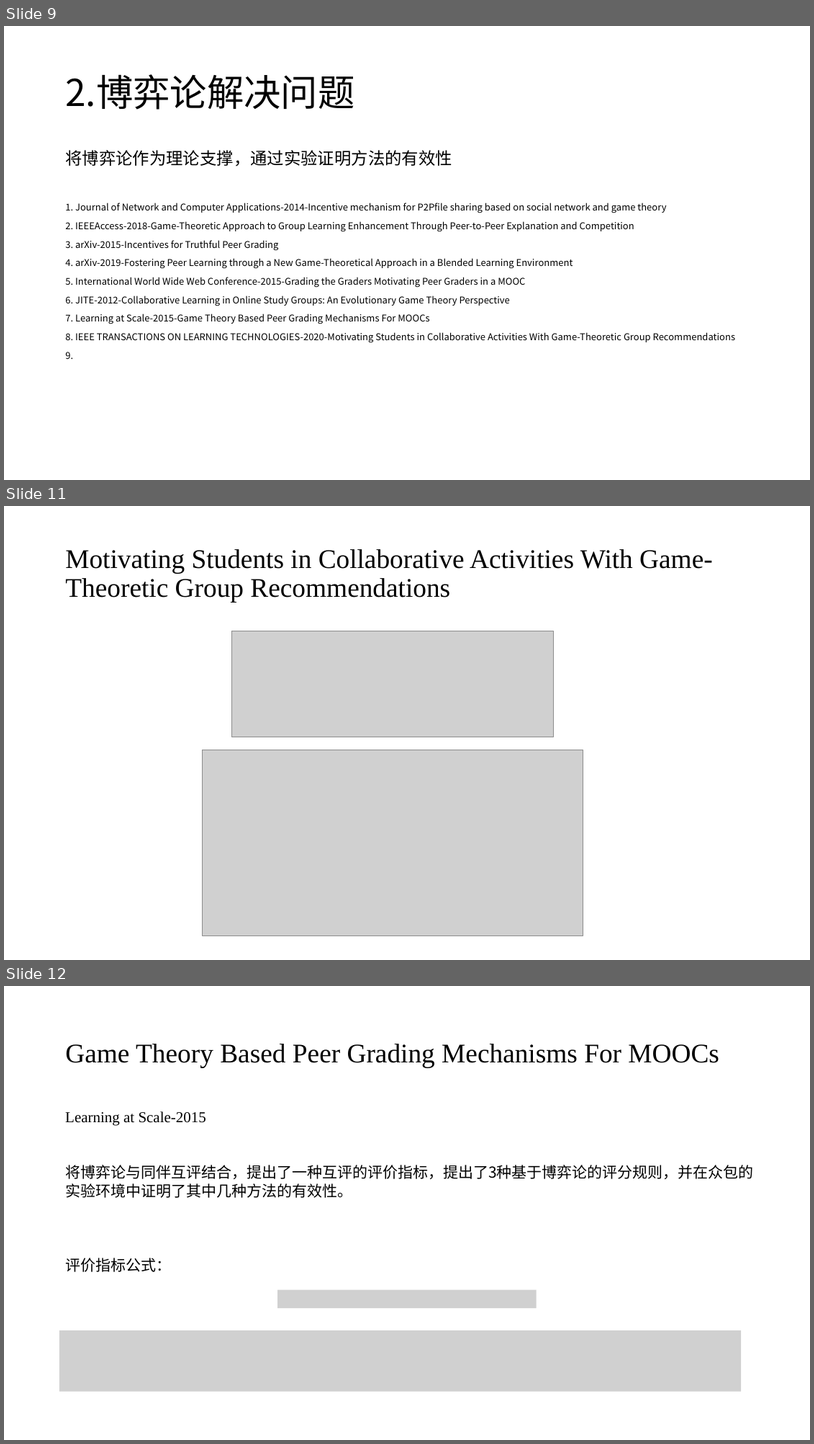
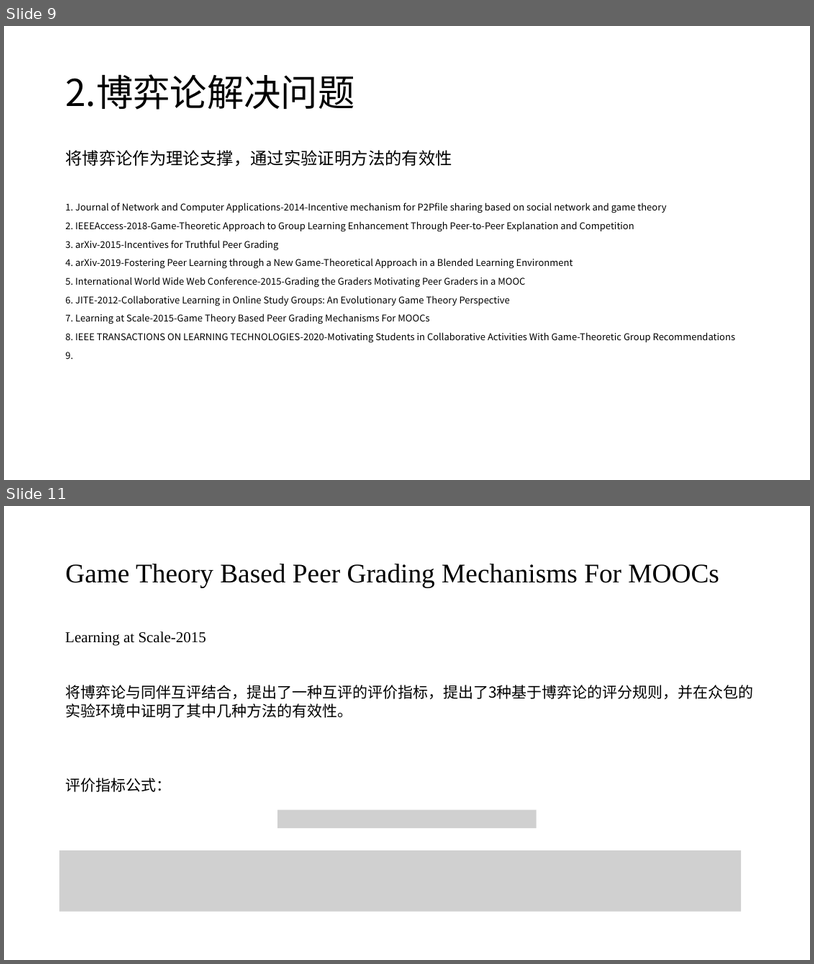
Before and after one commit to CHDYPY/paper, a slide deck: 报告/2021年9月4日/杨攀原.pptx. Shown one above the other, each under a label of ours: slides 9, 11 and 12 before the commit, slides 9 and 11 after it; the slides between them are not shown. The pictures are 814x1444 and 814x964 pixels, drawn with LibreOffice and Linux fonts; fonts in the diff are those of the drawing; grey boxes stand for pictures. Boxes give left, top, right and bottom in pixels: in the first picture for what was removed or moved away, otherwise in the second. Text is boxed around its words. In the diff, an @@ line names an element or a change of style, - is before the commit and + after.

```diff
--- a/报告/2021年9月4日/杨攀原.pptx
+++ b/报告/2021年9月4日/杨攀原.pptx
@@ slide 11 removed at box(4, 506, 810, 960), background #FFFFFF @@
@@ title removed at box(65, 549, 713, 602) @@
-Motivating Students in Collaborative Activities With Game-Theoretic Group Recommendations
@@ picture removed at box(232, 631, 554, 736) @@
@@ picture removed at box(203, 750, 584, 936) @@
@@ what was slide 12 is now slide 11 @@
```
Also in this commit, not shown: 1 slide changed, 3 slides added, 1 other slide removed, 2 other files.
